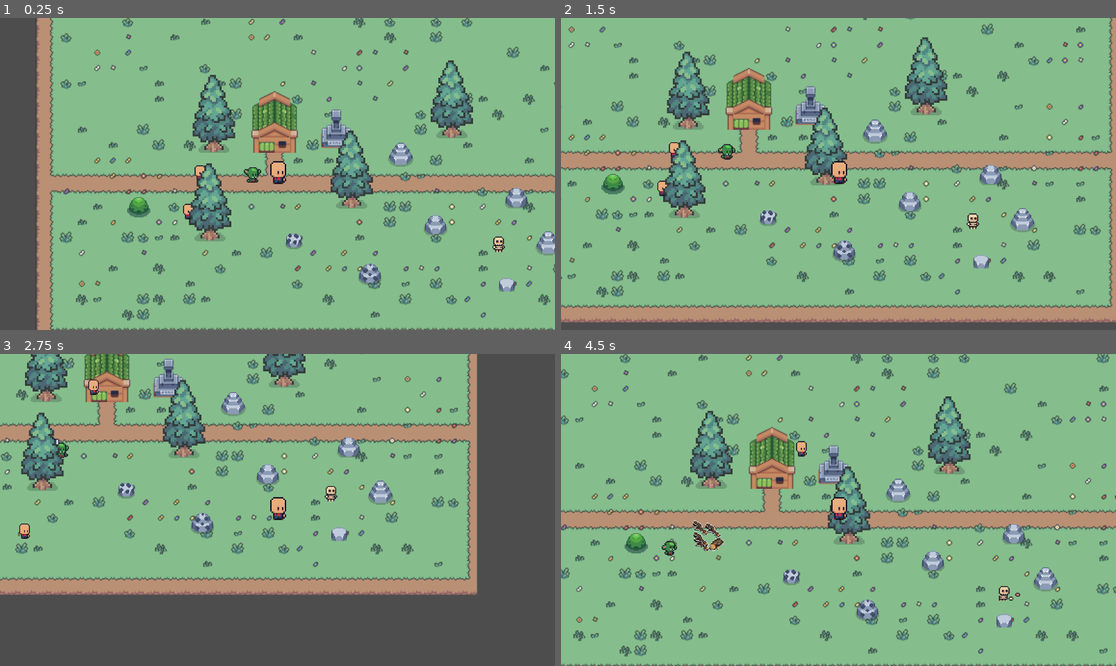
Above: before the commit, frames 1-4 (two rows, left to right).
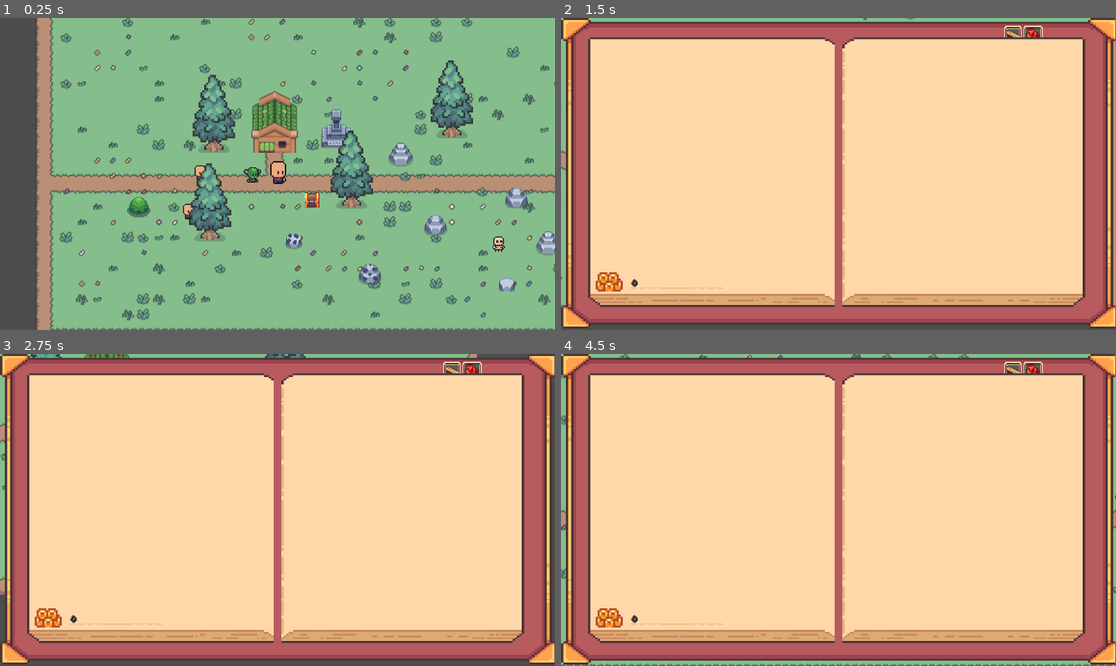
Above: after the commit, the same moments.

Repository: Inkanari/Tinytown
Game: Godot game, scene res://pueblo.tscn
Two runs of this game, one before a commit and one after it. Both use one fixed random seed, a clock stepped at 60 frames per second and the inputs below. The project has no main scene, so this scene is started directly.
Inputs:
- Up to frame 1 (0.25 s): no input
- Up to frame 2 (1.5 s): hold D (derecha) 0.53-1.28 s; tap P (UI_single) at 0.6 s; tap O (interactuar, bound only after the commit) at 0.8, 1.35 s; hold S (abajo) from 1.28 s (still down)
- Up to frame 3 (2.75 s): tap P (UI_single) at 1.55, 2.1 s; release S (abajo) at 2.03 s; hold D (derecha) from 2.03 s (still down); tap O (interactuar, bound only after the commit) at 2.3 s
- Up to frame 4 (4.5 s): release D (derecha) at 2.78 s; hold W (arriba) 2.78-3.53 s; tap Q (golpe) at 2.85 s; tap P (UI_single) at 3.05, 4.35 s; hold A (izquierda) from 3.53 s (still down); tap O (interactuar, bound only after the commit) at 3.6 s

The runs differ from the first frame. In frame 1, 0.1% of the frame differs, in the area x 54-58%, y 55-61%; in frame 2, 96%; in frame 3, 96%; in frame 4, 96%, in the area x 0-100%, y 0-100%.

Commit message:
cofre y colision de la pared
agregue mas colisiones en tiles. esta vez en la pared montañoza de atras, agregue el cofre y el dinerto item aparte del apartado de dinero en el UI (inventario)

Diff:
--- /dev/null
+++ b/Global.gd
@@ -0,0 +1,3 @@
+extends Node
+
+signal interactuar
--- /dev/null
+++ b/cofre.gd
@@ -0,0 +1,16 @@
+extends StaticBody2D
+
+@export var drop_escene: PackedScene
+
+func _ready() -> void:
+	Global.connect("interactuar", Callable(self, "abrir_cofre"))
+func abrir_cofre() -> void:
+	print("abrio")
+	var aleatorio = randi_range(1, 50)
+	if drop_escene:
+		for i in range(aleatorio):
+			var manzana = drop_escene.instantiate()
+			var x = randf_range(10, -10)
+			var y = randf_range(-10, 10)
+			manzana.position = position + Vector2(x, y)
+			get_parent().add_child(manzana)
--- /dev/null
+++ b/cofre.tscn
@@ -0,0 +1,24 @@
+[gd_scene load_steps=6 format=3 uid="uid://dis37gdxasu"]
+
+[ext_resource type="Texture2D" uid="uid://b8jpe76o2nha6" path="res://Estructuras/spr_tileset_sunnysideworld_16px.png" id="1_a8yx5"]
+[ext_resource type="Script" uid="uid://bnypq7qgpw1q0" path="res://cofre.gd" id="1_ynwns"]
+[ext_resource type="PackedScene" uid="uid://dy4tlr3e6qyy1" path="res://dinero_item.tscn" id="2_2td3n"]
+
+[sub_resource type="AtlasTexture" id="AtlasTexture_ynwns"]
+atlas = ExtResource("1_a8yx5")
+region = Rect2(609, 480, 15, 16)
+
+[sub_resource type="RectangleShape2D" id="RectangleShape2D_2td3n"]
+size = Vector2(14, 8)
+
+[node name="cofre" type="StaticBody2D"]
+script = ExtResource("1_ynwns")
+drop_escene = ExtResource("2_2td3n")
+
+[node name="Sprite2D" type="Sprite2D" parent="."]
+texture_filter = 1
+texture = SubResource("AtlasTexture_ynwns")
+
+[node name="CollisionShape2D" type="CollisionShape2D" parent="."]
+position = Vector2(0, 4)
+shape = SubResource("RectangleShape2D_2td3n")
--- /dev/null
+++ b/dinero_item.gd
@@ -0,0 +1,9 @@
+extends Area2D
+
+@export var item_name = "dinero"
+@export var amount: int = 1
+
+func _on_body_entered(body: Node2D) -> void:
+	if body.name == "Jugador":
+		Inventario.agregar_item(item_name, amount)
+	queue_free()
--- /dev/null
+++ b/dinero_item.tscn
@@ -0,0 +1,67 @@
+[gd_scene load_steps=8 format=3 uid="uid://dy4tlr3e6qyy1"]
+
+[ext_resource type="Script" uid="uid://hwgj4u50tu5g" path="res://dinero_item.gd" id="1_gcmfw"]
+[ext_resource type="Texture2D" uid="uid://b8jpe76o2nha6" path="res://Estructuras/spr_tileset_sunnysideworld_16px.png" id="1_q15vr"]
+
+[sub_resource type="AtlasTexture" id="AtlasTexture_gcmfw"]
+atlas = ExtResource("1_q15vr")
+region = Rect2(661, 485, 6, 6)
+
+[sub_resource type="CircleShape2D" id="CircleShape2D_5fak5"]
+radius = 4.0
+
+[sub_resource type="Animation" id="Animation_gcmfw"]
+resource_name = "movimiento"
+loop_mode = 1
+tracks/0/type = "value"
+tracks/0/imported = false
+tracks/0/enabled = true
+tracks/0/path = NodePath("moneda:position")
+tracks/0/interp = 1
+tracks/0/loop_wrap = true
+tracks/0/keys = {
+"times": PackedFloat32Array(0, 0.5, 1),
+"transitions": PackedFloat32Array(1, 1, 1),
+"update": 0,
+"values": [Vector2(0, 0), Vector2(0, -3), Vector2(0, 0)]
+}
+
+[sub_resource type="Animation" id="Animation_5fak5"]
+length = 0.001
+tracks/0/type = "value"
+tracks/0/imported = false
+tracks/0/enabled = true
+tracks/0/path = NodePath("moneda:position")
+tracks/0/interp = 1
+tracks/0/loop_wrap = true
+tracks/0/keys = {
+"times": PackedFloat32Array(0),
+"transitions": PackedFloat32Array(1),
+"update": 0,
+"values": [Vector2(0, 0)]
+}
+
+[sub_resource type="AnimationLibrary" id="AnimationLibrary_0bv1u"]
+_data = {
+&"RESET": SubResource("Animation_5fak5"),
+&"movimiento": SubResource("Animation_gcmfw")
+}
+
+[node name="dinero_item" type="Area2D"]
+script = ExtResource("1_gcmfw")
+
+[node name="moneda" type="Sprite2D" parent="."]
+texture_filter = 1
+texture = SubResource("AtlasTexture_gcmfw")
+
+[node name="CollisionShape2D" type="CollisionShape2D" parent="."]
+shape = SubResource("CircleShape2D_5fak5")
+
+[node name="AnimationPlayer" type="AnimationPlayer" parent="."]
+libraries = {
+&"": SubResource("AnimationLibrary_0bv1u")
+}
+autoplay = "movimiento"
+speed_scale = 1.2
+
+[connection signal="body_entered" from="." to="." method="_on_body_entered"]
--- a/inventario.tscn
+++ b/inventario.tscn
@@ -56,6 +56,10 @@
 atlas = ExtResource("3_r7ghh")
 region = Rect2(641, 479, 14, 9)
 
+[sub_resource type="AtlasTexture" id="AtlasTexture_v5hsu"]
+atlas = ExtResource("1_xf715")
+region = Rect2(65, 263, 30, 2)
+
 [sub_resource type="AtlasTexture" id="AtlasTexture_bmj48"]
 atlas = ExtResource("1_xf715")
 region = Rect2(65, 289, 30, 30)
@@ -207,7 +211,7 @@
 offset_bottom = 600.0
 texture = SubResource("AtlasTexture_r7ghh")
 
-[node name="dinero" type="TextureRect" parent="Control"]
+[node name="Dinero" type="TextureRect" parent="Control"]
 texture_filter = 1
 layout_mode = 0
 offset_left = 72.0
@@ -215,6 +219,24 @@
 offset_right = 128.0
 offset_bottom = 568.0
 texture = SubResource("AtlasTexture_4d3my")
+
+[node name="TextureRect" type="TextureRect" parent="Control/Dinero"]
+layout_mode = 0
+offset_left = 72.0
+offset_top = 32.0
+offset_right = 264.0
+offset_bottom = 34.0
+texture = SubResource("AtlasTexture_v5hsu")
+
+[node name="dinero" type="Label" parent="Control/Dinero" groups=["cantidad"]]
+offset_left = 72.0
+offset_top = 15.0
+offset_right = 264.0
+offset_bottom = 31.0
+theme_override_colors/font_color = Color(0.226707, 0.226707, 0.226707, 1)
+theme_override_colors/font_shadow_color = Color(0.0646965, 0.0646965, 0.0646965, 1)
+theme_override_fonts/font = ExtResource("4_r7ghh")
+text = "x"
 
 [node name="materiales_basicos" type="GridContainer" parent="Control"]
 visible = false
--- a/jugador.gd
+++ b/jugador.gd
@@ -4,11 +4,14 @@
 @export var daño: int = 1
 
 func _process(delta: float) -> void:
+	if Input.is_action_just_pressed("interactuar"):
+		Global.emit_signal("interactuar")
 	if Input.is_action_just_pressed("UI_single"):
+		print("inventario")
 		abrir_inventario()
 #inventario
 func abrir_inventario():
-	$"../../Inventario".visible = not $"../../Inventario".visible
+	$"../Inventario".visible = not $"../Inventario".visible
 #daño
 func _input(event: InputEvent) -> void:
 	if event.is_action_pressed("golpe"):
--- a/jugador.tscn
+++ b/jugador.tscn
@@ -98,9 +98,6 @@
 size = Vector2(12, 8)
 
 [node name="Jugador" type="CharacterBody2D"]
-light_mask = 2
-visibility_layer = 2
-z_index = 1
 script = ExtResource("1_omvyu")
 
 [node name="BaseIdleStrip9" type="Sprite2D" parent="."]
--- a/project.godot
+++ b/project.godot
@@ -17,6 +17,7 @@
 
 GlobalEntidades="*res://Global_Entidades.gd"
 Inventario="*res://inventario.gd"
+Global="*res://Global.gd"
 
 [global_group]
 
@@ -61,3 +62,8 @@
 "events": [Object(InputEventKey,"resource_local_to_scene":false,"resource_name":"","device":-1,"window_id":0,"alt_press …(192 unchanged characters)…
 ]
 }
+interactuar={
+"deadzone": 0.2,
+"events": [Object(InputEventKey,"resource_local_to_scene":false,"resource_name":"","device":-1,"window_id":0,"alt_pressed":false,"shift_pressed":false,"ctrl_pressed":false,"meta_pressed":false,"pressed":false,"keycode":0,"physical_keycode":79,"key_label":0,"unicode":111,"location":0,"echo":false,"script":null)
+]
+}
--- a/pueblo.tscn
+++ b/pueblo.tscn
@@ -26,6 +26,7 @@
 [ext_resource type="PackedScene" uid="uid://dxbq7r5fbuwis" path="res://carbon_lv_2.tscn" id="24_sd6s8"]
 [ext_resource type="PackedScene" uid="uid://b418ypd53pc0h" path="res://esqueleto.tscn" id="25_kvb3i"]
 [ext_resource type="PackedScene" uid="uid://clhj33cvniq70" path="res://arbusto_de_fibra.tscn" id="26_q8h3q"]
+[ext_resource type="PackedScene" uid="uid://dis37gdxasu" path="res://cofre.tscn" id="27_ag1ng"]
 
 [sub_resource type="TileSetAtlasSource" id="TileSetAtlasSource_46lw5"]
 texture = ExtResource("1_8qe2h")
@@ -332,22 +333,38 @@
 [sub_resource type="TileSetAtlasSource" id="TileSetAtlasSource_x68d4"]
 texture = ExtResource("11_aa1rv")
 0:0/0 = 0
+0:0/0/physics_layer_0/polygon_0/points = PackedVector2Array(-0.179859, 0, 8, -0.179857, 8, 8, -0.179859, 8)
 1:0/0 = 0
+1:0/0/physics_layer_0/polygon_0/points = PackedVector2Array(-8, 0.179859, 8, -0.179857, 8, 8, -8, 8)
 2:0/0 = 0
+2:0/0/physics_layer_0/polygon_0/points = PackedVector2Array(-8, 0, -0.179859, 0.179859, 0, 8, -8, 8)
 3:0/0 = 0
+3:0/0/physics_layer_0/polygon_0/points = PackedVector2Array(0.179859, 8, 8, 8, 8, -0.179859, 0.179859, -0.179859)
 4:0/0 = 0
+4:0/0/physics_layer_0/polygon_0/points = PackedVector2Array(-0.179859, 8, -8, 8, -8, -0.179859, -0.179859, -0.179859)
 0:1/0 = 0
+0:1/0/physics_layer_0/polygon_0/points = PackedVector2Array(0.179859, -8, 8, -8, 8, 8, 0.179859, 8)
 1:1/0 = 0
+1:1/0/physics_layer_0/polygon_0/points = PackedVector2Array(-8, -8, 8, -8, 8, 8, -8, 8)
 2:1/0 = 0
+2:1/0/physics_layer_0/polygon_0/points = PackedVector2Array(-8, -8, -0.179859, -8, 0, 8, -8, 8)
 3:1/0 = 0
+3:1/0/physics_layer_0/polygon_0/points = PackedVector2Array(0.179859, -8, 8, -8, 8, 8, 0.179859, 8)
 4:1/0 = 0
+4:1/0/physics_layer_0/polygon_0/points = PackedVector2Array(-0.179859, -8, -8, -8, -8, 8, -0.179859, 8)
 0:2/0 = 0
+0:2/0/physics_layer_0/polygon_0/points = PackedVector2Array(0.179859, -8, 8, -8, 8, 0, 0.179859, -0.179857)
 1:2/0 = 0
+1:2/0/physics_layer_0/polygon_0/points = PackedVector2Array(-8, -8, 8, -8, 8, 0, -8, 0.179859)
 2:2/0 = 0
+2:2/0/physics_layer_0/polygon_0/points = PackedVector2Array(-8, -8, -0.179859, -8, 0, -0.539576, -8, 0.179859)
 3:2/0 = 0
+3:2/0/physics_layer_0/polygon_0/points = PackedVector2Array(0.179859, -8, 8, -8, 8, 0.179859, 0.179859, 0.179859)
 4:2/0 = 0
+4:2/0/physics_layer_0/polygon_0/points = PackedVector2Array(-0.179859, -8, -8, -8, -8, 0.179859, -0.179859, 0.179859)
 
 [sub_resource type="TileSet" id="TileSet_qw27b"]
+physics_layer_0/collision_layer = 1
 sources/0 = SubResource("TileSetAtlasSource_x68d4")
 
 [sub_resource type="PhysicsMaterial" id="PhysicsMaterial_q8h3q"]
@@ -2444,3 +2461,6 @@
 
 [node name="Arbusto_de_fibra" parent="." instance=ExtResource("26_q8h3q")]
 position = Vector2(-141, 88)
+
+[node name="cofre" parent="." instance=ExtResource("27_ag1ng")]
+position = Vector2(39, 81)
Not shown, added: Global.gd.uid
Not shown, added: cofre.gd.uid
Not shown, added: dinero_item.gd.uid
Not shown: 1 places in inventario.tscn that only renumber resources
Not shown: 1 places in pueblo.tscn that only renumber resources
